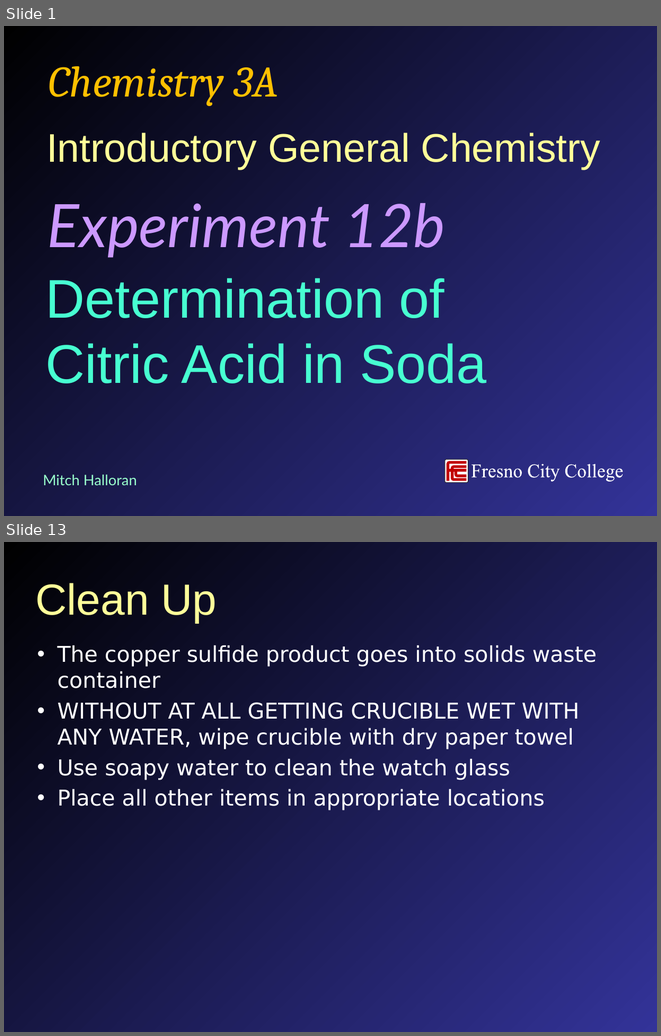
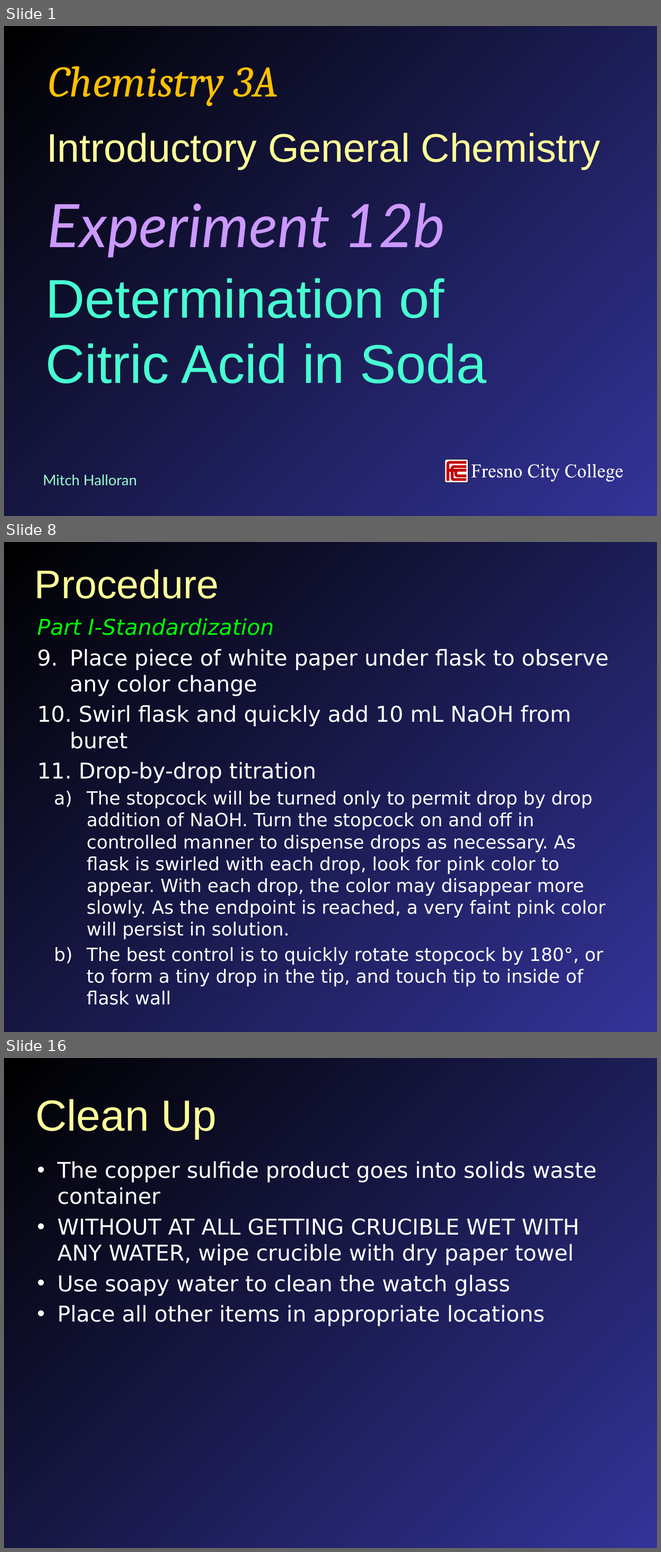
Before and after one commit to mavigozler/mavigozler.github.io, a slide deck: Teaching/Chemistry/Labs/FCC Chem 3A Expt 12b Determination of Citric Acid in Soda.pptx. Shown one above the other, each under a label of ours: slides 1 and 13 before the commit, slides 1, 8 and 16 after it; the slides between them are not shown. The pictures are 661x1036 and 661x1552 pixels, drawn with LibreOffice and Linux fonts; fonts in the diff are those of the drawing. Boxes give left, top, right and bottom in pixels: in the first picture for what was removed or moved away, otherwise in the second. Text is boxed around its words. In the diff, an @@ line names an element or a change of style, - is before the commit and + after.

```diff
--- a/Teaching/Chemistry/Labs/FCC Chem 3A Expt 12b Determination of Citric Acid in Soda.pptx
+++ b/Teaching/Chemistry/Labs/FCC Chem 3A Expt 12b Determination of Citric Acid in Soda.pptx
@@ slide 8 added at <box>4,542,657,1032</box>, background gradient #000000 to #333399 @@
@@ title added at <box>35,569,219,599</box>, 44 pt, text #FFFF99 @@
+Procedure
@@ text added at <box>37,618,609,1005</box>, 20 pt, text #FFFFFF @@
+Part I-Standardization
+9. Place piece of white paper under flask to observe any color change
+10. Swirl flask and quickly add 10 mL NaOH from buret
+11. Drop-by-drop titration
+  a) The stopcock will be turned only to permit drop by drop addition of NaOH. Turn the stopcock on and off in controlled manner to dispense drops as necessary. As flask is swirled with each drop, look for pink color to appear. With each drop, the color may disappear more slowly. As the endpoint is reached, a very faint pink color will persist in solution.
+  b) The best control is to quickly rotate stopcock by 180°, or to form a tiny drop in the tip, and touch tip to inside of flask wall
@@ what was slide 13 is now slide 16 @@
```
Also in this commit, not shown: 5 slides changed, 8 other slides added, 6 slides removed, 6 other files.
